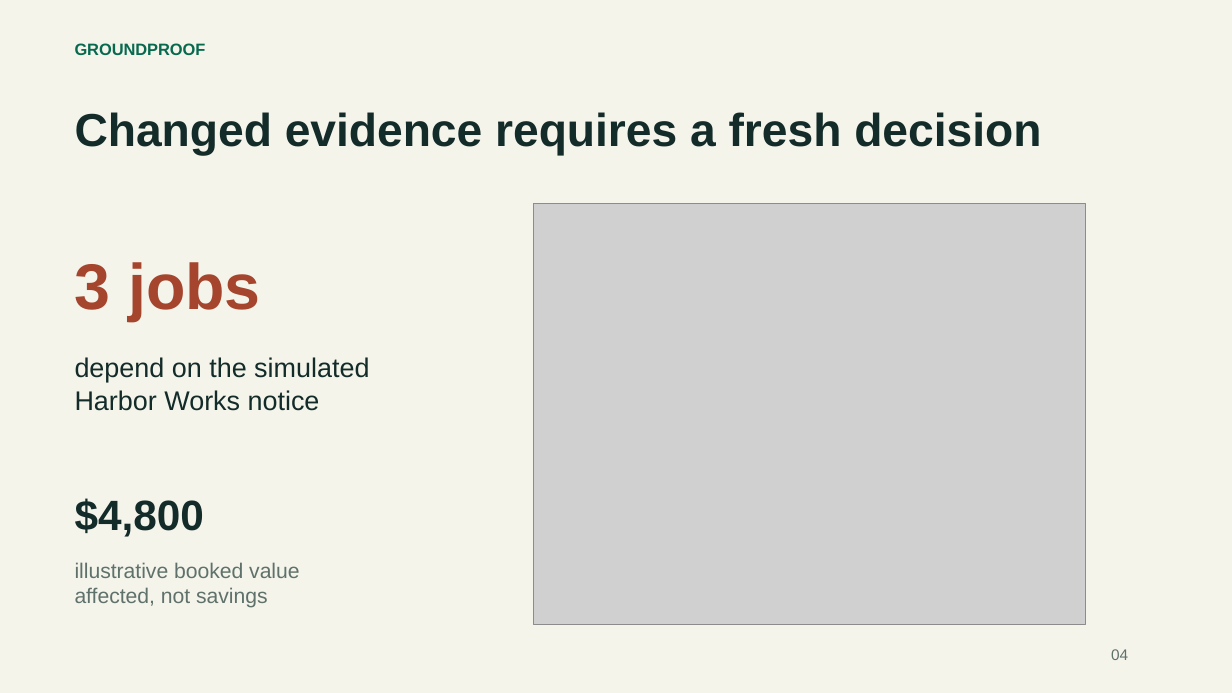
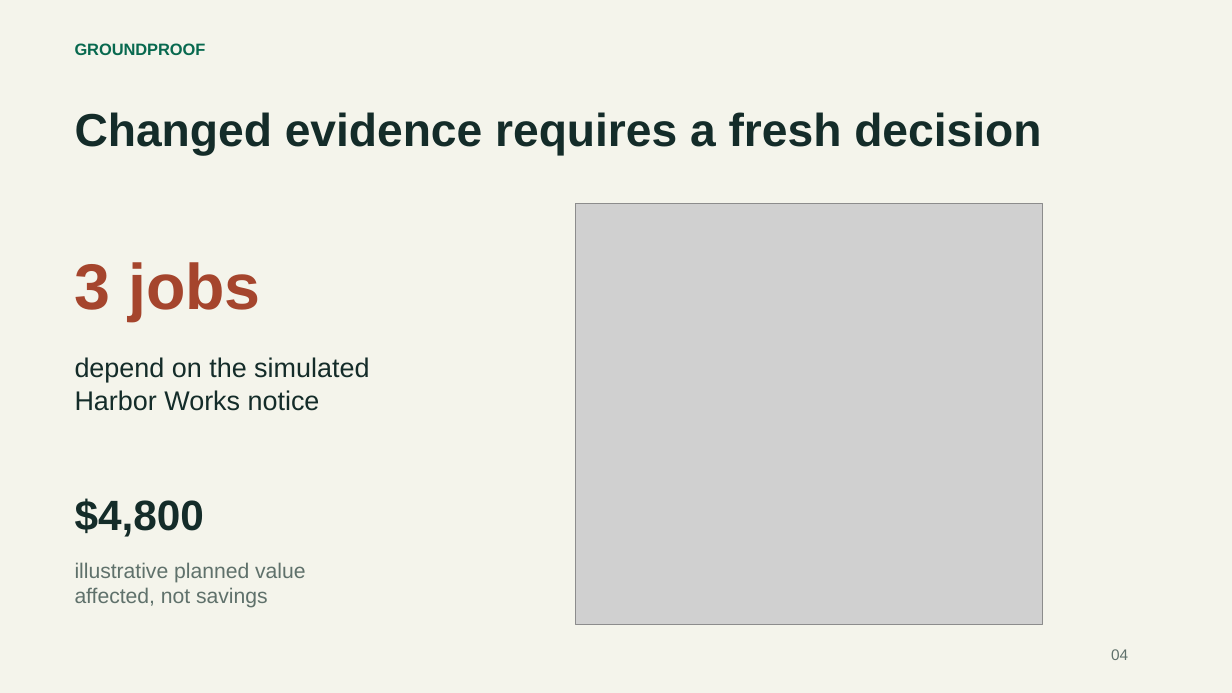
Before and after one commit to shi1720/HTCJ, a slide deck: slide 4 of docs/deliverables/groundproof-pitch.pptx. Drawn at 1232x693 pixels with LibreOffice and Linux fonts; fonts in the diff are those of the drawing; grey boxes stand for pictures. Boxes give left, top, right and bottom in pixels: in the first picture for what was removed or moved away, otherwise in the second. Text is boxed around its words. In the diff, an @@ line names an element or a change of style, - is before the commit and + after.

```diff
--- a/docs/deliverables/groundproof-pitch.pptx
+++ b/docs/deliverables/groundproof-pitch.pptx
@@ picture: place and size @@
-picture at [533, 203, 1085, 625]
+picture at [576, 203, 1043, 625]
@@ text at [75, 562, 305, 583]: text changed @@
-illustrative booked value
+illustrative planned value
```
Also in this commit, not shown: 4 other slides changed, 33 other files.
